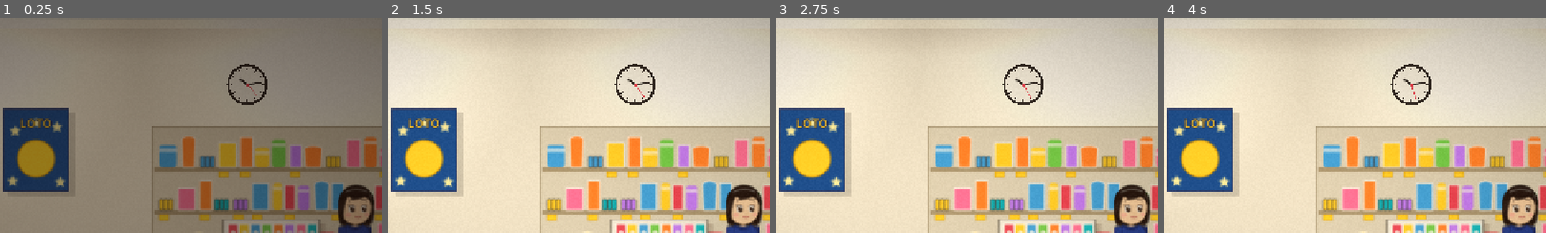
Above: before the commit, frames 1-4 (left to right).
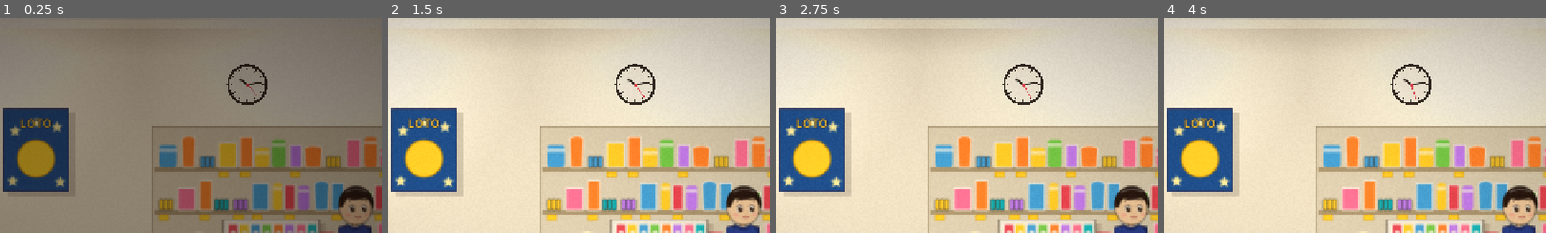
Above: after the commit, the same moments.

Repository: jullmg/jeux
Game: Godot game, scene res://scenes/depanneur.tscn
Same seed, same stepped clock (60 frames per second), same inputs: the game is played once before the commit and once after it. This scene is started directly instead of the project's main scene.
Inputs (mouse positions are % of the whole screen's width and height, from its top left):
- Up to frame 1 (0.25 s): no input
- Up to frame 2 (1.5 s): tap Enter (ui_accept) at 0.5, 0.77, 1.07 s; move the mouse to (72, 45) at 0.52 s; hold Right (ui_right) 0.53-1.28 s; tap M at 0.6, 1.35 s; click (72, 45) at 0.67 s; move the mouse to (30, 55) at 1.27 s; hold Left (ui_left) from 1.28 s (still down)
- Up to frame 3 (2.75 s): tap Enter (ui_accept) at 1.52, 1.82 s; move the mouse to (60, 28) at 2.02 s; release Left (ui_left) at 2.03 s; hold Right (ui_right) from 2.03 s (still down); tap M at 2.1 s
- Up to frame 4 (4 s): move the mouse to (45, 70) at 2.77 s; tap M at 2.85, 3.6 s; click (45, 70) at 2.92 s; tap Enter (ui_accept) at 3.02, 3.32, 3.77 s; move the mouse to (80, 65) at 3.52 s; release Right (ui_right) at 3.53 s; hold Left (ui_left) from 3.53 s (still down)
The pictures show only the part of the screen within x 36-86%, y 5-55%; the shares and areas given below are measured in that part.

The runs differ from the first frame. In frame 1, 0.5% of the frame differs, in the area x 88-98%, y 77-97%; in frame 2, 0.6%; in frame 3, 0.6%; in frame 4, 0.6%.

Commit message:
Charlotte: the dépanneur's shopkeeper is a man
Short black hair, warm light skin, dark eyes, navy sweater, behind the counter.

Co-Authored-By: Claude Opus 5.5 <noreply@anthropic.com>

Diff:
--- a/Charlotte/scenes/depanneur.gd
+++ b/Charlotte/scenes/depanneur.gd
@@ -85,16 +85,16 @@
 	add_child(specials)
 	_wall_label("OUVERT", Vector2(COUNTER_X + 640.0, 120.0), 28, Color("#FF5D8F"), Color("#7A1030"))
 	_glow(Vector2(COUNTER_X + 640.0, 120.0), 110.0, Color(1.0, 0.3, 0.55, 0.35))
-	# The shopkeeper: dark straight hair, warm light skin, dark eyes, a navy sweater; on the raised floor behind the
-	# counter so she shows above it.
+	# The shopkeeper: a man with short black hair, warm light skin, dark eyes, a navy sweater; on the raised floor
+	# behind the counter so he shows above it.
 	_clerk = Character.new()
 	var look := CharacterLook.new()
 	look.age = "adult"
 	look.skin = Color("#F1D0B0")
-	look.hair_style = "bob"
+	look.hair_style = "short"
 	look.hair_color = Color("#1A1412")
 	look.eye_color = Color("#3A2618")
-	look.lashes = true
+	look.lashes = false
 	look.mouth = "smile"
 	look.outfit = "sweater"
 	look.outfit_color = Color("#25408F")
Not shown, changed: Charlotte/.claude/CLAUDE.md
